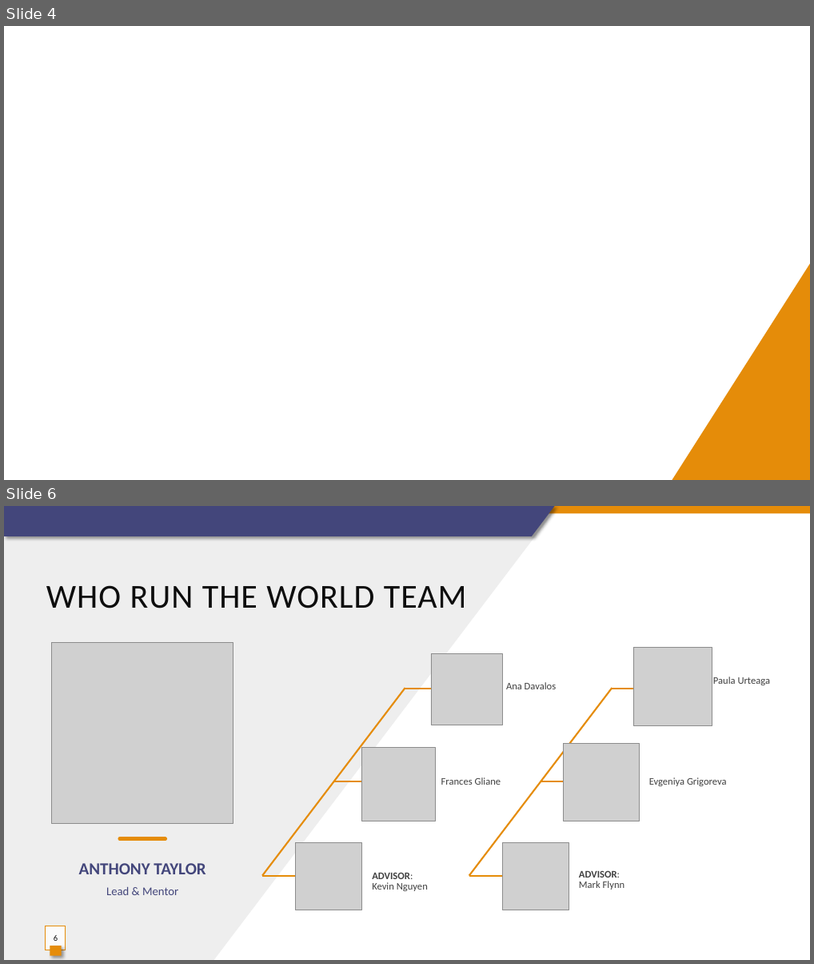
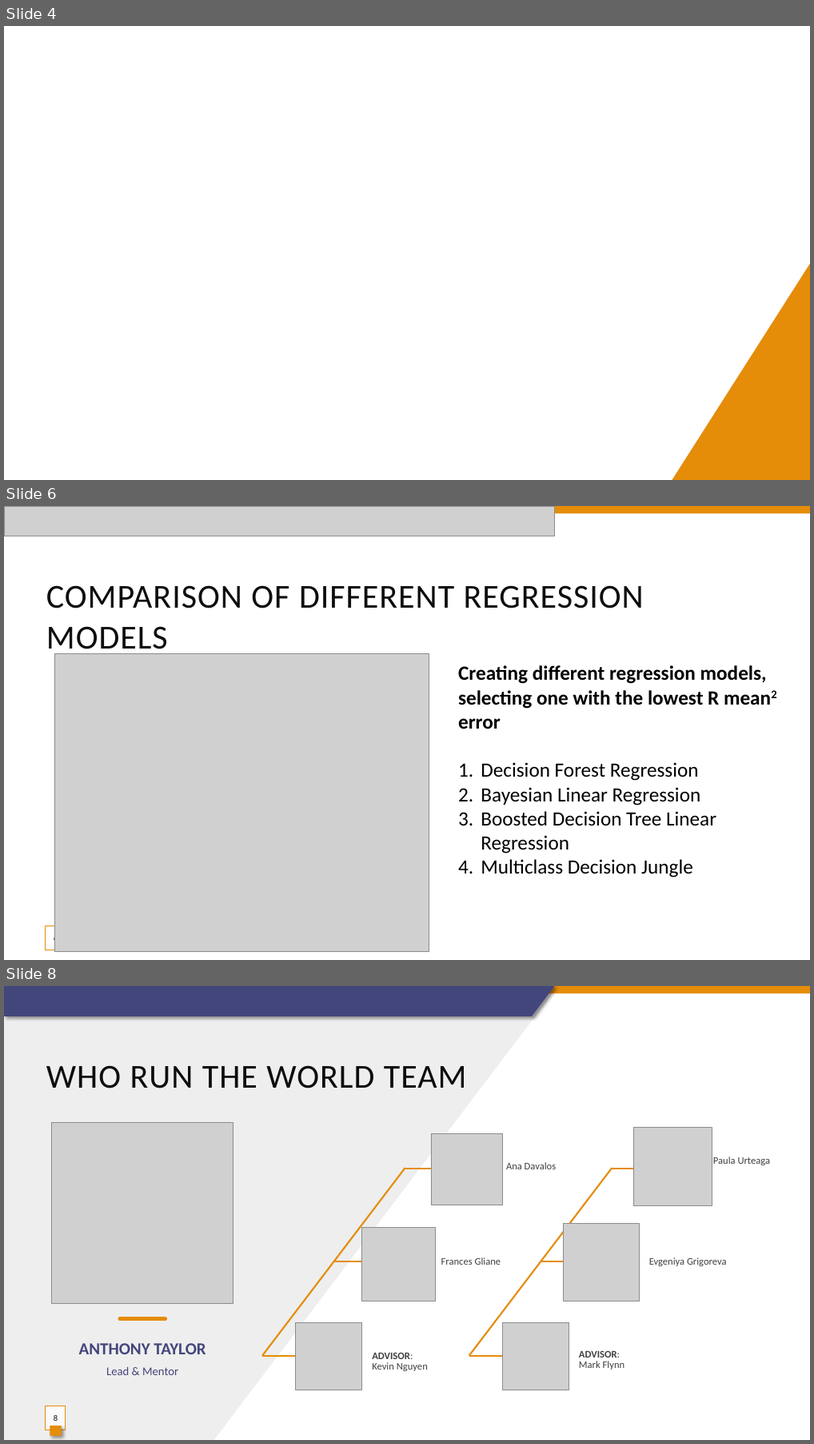
Before and after one commit to eugeniagr/WhoRunTheWorld_TaxisProject, a slide deck: UBER_LYFT_prices_prediction_Project_final.pptx. Shown one above the other, each under a label of ours: slides 4 and 6 before the commit, slides 4, 6 and 8 after it; the slides between them are not shown. The pictures are 814x964 and 814x1444 pixels, drawn with LibreOffice and Linux fonts; fonts in the diff are those of the drawing; grey boxes stand for pictures. Boxes give left, top, right and bottom in pixels: in the first picture for what was removed or moved away, otherwise in the second. Text is boxed around its words. In the diff, an @@ line names an element or a change of style, - is before the commit and + after.

```diff
--- a/UBER_LYFT_prices_prediction_Project_final.pptx
+++ b/UBER_LYFT_prices_prediction_Project_final.pptx
@@ slide 6 added at box(4, 506, 810, 960), background #FFFFFF; not listed: 1 template element that a slide beside it also shows @@
@@ picture added at box(4, 506, 555, 536) @@
@@ title added at box(46, 585, 644, 656), 40 pt, text #0D0D0D @@
+COMPARISON OF DIFFERENT REGRESSION MODELS
@@ picture added at box(54, 654, 429, 952) @@
@@ text added at box(458, 665, 767, 877), 24 pt, text #000000 @@
+Creating different regression models, selecting one with the lowest R mean2 error
+1. Decision Forest Regression
+2. Bayesian Linear Regression
+3. Boosted Decision Tree Linear Regression
+4. Multiclass Decision Jungle
@@ page number added at box(46, 925, 66, 949), fill #FFFFFF at 82% opacity, outline #E58C09 0.75 pt, 10 pt, text #0D0D0D @@
+6
@@ what was slide 6 is now slide 8 @@
```
Also in this commit, not shown: 3 slides changed, 1 other slide added, 1 other file.
